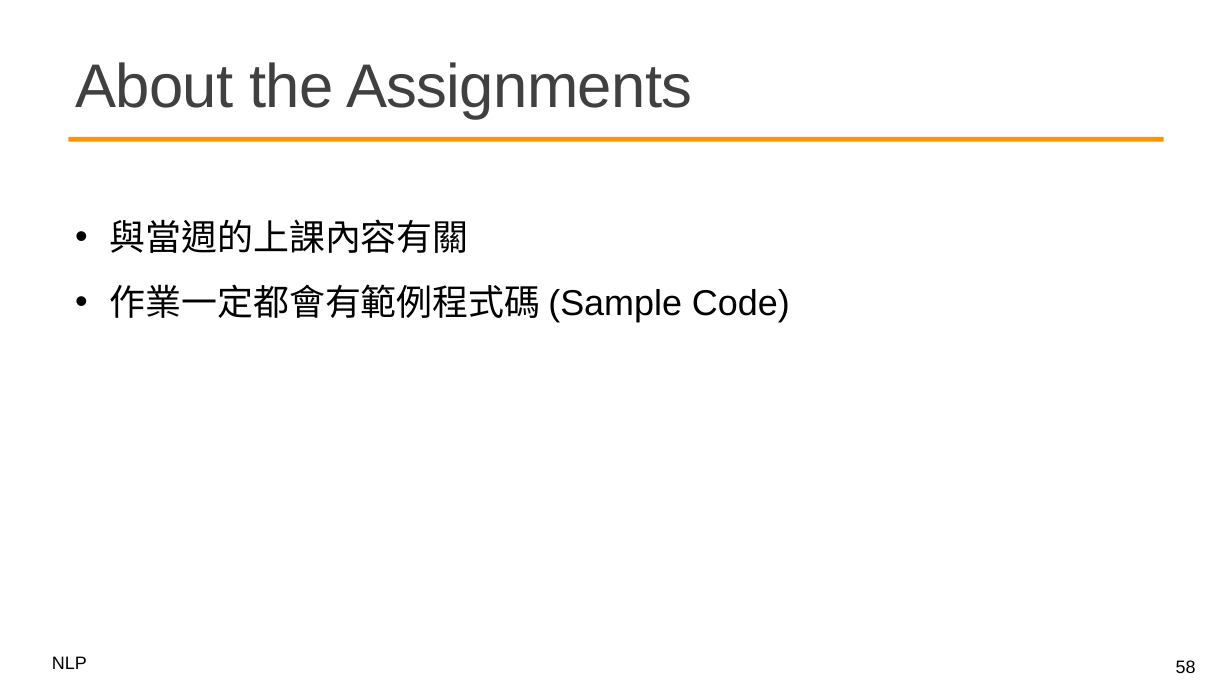
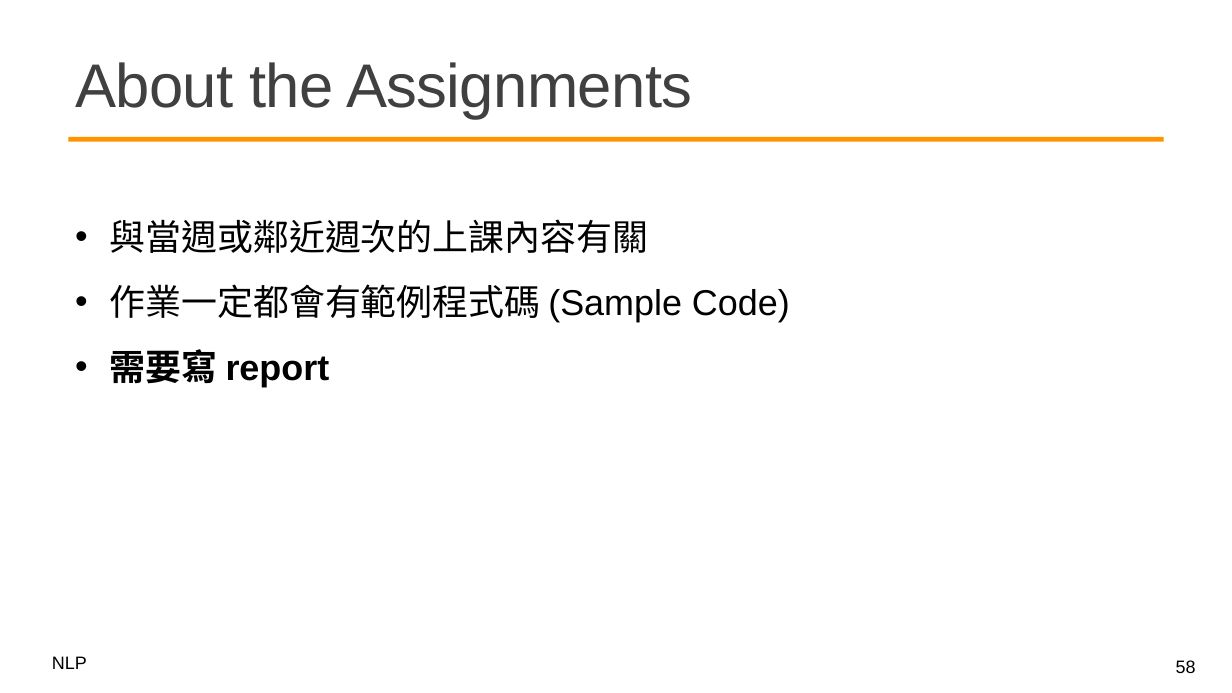
Before and after one commit to mcps5601/CGUNLP_2026_Spring, a slide deck: slide 58 of slides/w1_intro_0223.pptx. Drawn at 1232x693 pixels with LibreOffice and Linux fonts; fonts in the diff are those of the drawing; background and template pictures are left out. Boxes give left, top, right and bottom in pixels: in the first picture for what was removed or moved away, otherwise in the second. Text is boxed around its words. In the diff, an @@ line names an element or a change of style, - is before the commit and + after.

Commit message:
feat: update slide

```diff
--- a/slides/w1_intro_0223.pptx
+++ b/slides/w1_intro_0223.pptx
@@ text at box(110, 219, 648, 253): text changed @@
-• 與當週的上課內容有關
+• 與當週或鄰近週次的上課內容有關
@@ text at box(110, 349, 330, 387): paragraph added @@
+• 需要寫 report
```
Also in this commit, not shown: 1 slide added, 1 other file.
